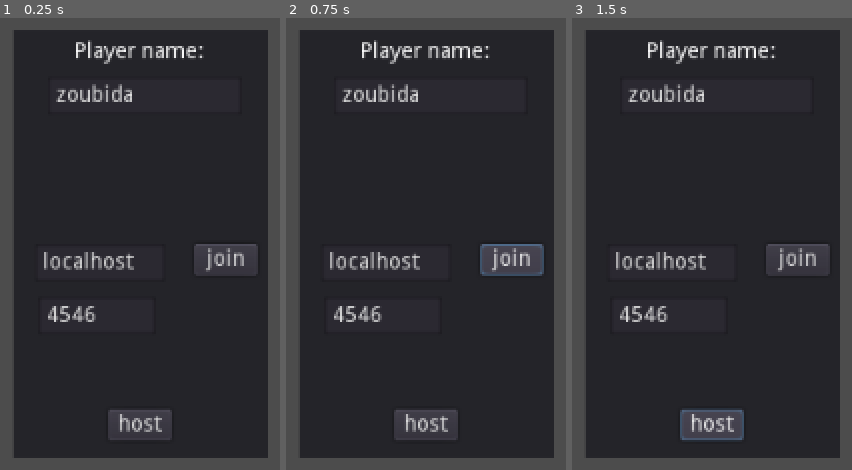
Above: before the commit, frames 1-3 (left to right).
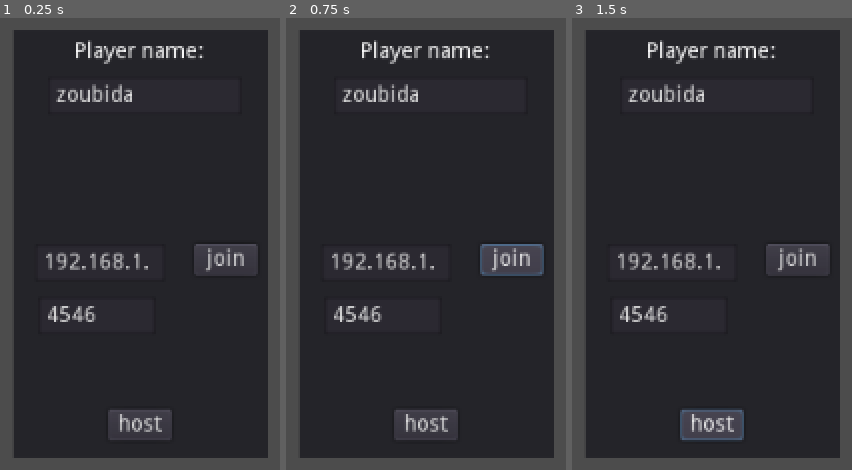
Above: after the commit, the same moments.

Repository: pierreGarciaRaf/tanks
Game: Godot game, scene res://src/UI/mainMenu.tscn
The game is run twice, just before and just after one commit, with the same random seed, the same clock (stepped at 60 frames per second) and the same inputs.
Inputs:
- Up to frame 1 (0.25 s): no input
- Up to frame 2 (0.75 s): click "join" at 0.5 s
- Up to frame 3 (1.5 s): click "host" at 1.25 s

The runs differ from the first frame. In frame 1, 0.9% of the frame differs, in the area x 15-53%, y 51-56%; in frame 2, 0.9%; in frame 3, 0.9%.

Commit message:
multiplayer respawn & ingame joining

Diff:
--- a/src/UI/levelDisplayer.gd
+++ b/src/UI/levelDisplayer.gd
@@ -3,7 +3,9 @@
 
 var availableMaps = []
 var toLoad = ""
-var levelIdx = 0
+puppet var levelIdx = 0
+
+
 func list_files_in_directory(path):
 	var files = []
 	var dir = Directory.new()
@@ -28,11 +30,11 @@
 func _ready():
 	for level in list_files_in_directory("res://src/world/levels/availableLevel/"):
 		var splitted = (level as String).split(".")
-		availableMaps.append({"path" : "res://src/world/levels/availableLevel/"+level, "name" : splitted[0], "playerNb" : splitted[1],
+		availableMaps.append({"path" : "res://src/world/levels/availableLevel/"+level, "name" : splitted[0], "playerNb" : int( splitted[1] ),
 		 "gamemode" : splitted[2], "imgRes" : get_level_image(splitted[0])})
 	update_display_level()
 
-func update_display_level():
+remote func update_display_level():
 	$levelName.text = availableMaps[levelIdx].name
 	$levelPicture.texture = availableMaps[levelIdx].imgRes
 	$gamemode.text = availableMaps[levelIdx].gamemode
@@ -43,9 +45,17 @@
 func _on_Next_pressed():
 	levelIdx = (levelIdx + 1)%len(availableMaps)
 	update_display_level()
-
+	rset("levelIdx",levelIdx)
+	rpc("update_display_level")
 
 
 func _on_Previous_pressed():
 	levelIdx = (levelIdx - 1)%len(availableMaps)
 	update_display_level()
+	rset("levelIdx",levelIdx)
+	rpc("update_display_level")
+
+
+func update_newcomer(id):
+	rset_id(id, "levelIdx", levelIdx)
+	rpc_id(id, "update_display_level")
--- a/src/UI/mainMenu.gd
+++ b/src/UI/mainMenu.gd
@@ -13,7 +13,6 @@
 	$NetworkSelectionPanel.visible = false
 
 func _on_server_joined():
-
 	$PreGameClientPanel.visible = true
 	$NetworkSelectionPanel.visible = false
 
--- a/src/UI/mainMenu.tscn
+++ b/src/UI/mainMenu.tscn
@@ -70,7 +70,7 @@
 margin_top = 137.0
 margin_right = 97.0
 margin_bottom = 161.0
-text = "localhost"
+text = "192.168.1.27"
 __meta__ = {
 "_edit_use_anchors_": false
 }
--- a/src/UI/playerLevelSelection.gd
+++ b/src/UI/playerLevelSelection.gd
@@ -2,7 +2,20 @@
 
 
 
+func _ready():
+	if Gamestate.player_info.net_id != 1:
+		disable_buttons()
+
+func disable_buttons():
+	$Panel/StartGame.disabled = true
+	$Panel/levelDisplayer/Next.disabled = true
+	$Panel/levelDisplayer/Previous.disabled = true
+
+func _on_StartGame_pressed():
+	if Gamestate.player_info.net_id == 1:
+		Network.coordinate_start_game($Panel/levelDisplayer.toLoad)
 
 
-func _on_StartGame_pressed():
-	Network.coordinate_start_game($Panel/levelDisplayer.toLoad)
+func update_newcomer(id):
+	print(self," welcoming ",id)
+	$Panel/levelDisplayer.update_newcomer(id)
--- a/src/UI/playerLevelSelection.tscn
+++ b/src/UI/playerLevelSelection.tscn
@@ -21,7 +21,9 @@
 expand_margin_bottom = 5.0
 shadow_offset = Vector2( 0.114, 0 )
 
-[node name="levelSelection" type="Control"]
+[node name="levelSelection" type="Control" groups=[
+"wellcoming",
+]]
 anchor_right = 1.0
 anchor_bottom = 1.0
 script = ExtResource( 2 )
--- a/src/networking/network.gd
+++ b/src/networking/network.gd
@@ -18,8 +18,6 @@
 var actualNet
 var players = {}
 var onAServer = false
-
-remote var current_pinfo
 
 
 
@@ -113,17 +111,23 @@
 	print("created client")
 	get_tree().set_network_peer(net)
 	Gamestate.player_info.net_id = net.get_unique_id()
-
-	print("net.get_unique_id() = ",net.get_unique_id())
 	return true
 
 
 
-
-
+remote func changeScene(toWhat):
+	if get_tree().current_scene.filename != toWhat:
+		get_tree().change_scene(toWhat)
+		rpc_id(1, "ready_to_get_welcomed", Gamestate.player_info.net_id)
+
+remote func ready_to_get_welcomed(id):
+	print(get_tree().current_scene.name)
+	if get_tree().current_scene.is_in_group("wellcoming"):
+		get_tree().current_scene.update_newcomer(id)
 
 remote func server_coordinate_register_player(pinfo):
 	if Gamestate.player_info.net_id == 1:
+		rpc_id(pinfo.net_id, "changeScene", get_tree().current_scene.filename)
 		for playerIdx in players:
 			rpc_id(pinfo.net_id, "register_player", players[playerIdx])
 		rpc("register_player",pinfo)
@@ -162,7 +166,10 @@
 
 
 remote func start_game(toLoad):
-	get_tree().change_scene(toLoad)
+	var loadedScene = load(toLoad)
+	get_tree().change_scene_to(loadedScene)
+
+
 
 remote func player_ready(net_id):
 	update_player(net_id, "ready_to_start_game", true)
@@ -178,7 +185,7 @@
 		rpc_id(1,"player_ready",Gamestate.player_info.net_id)
 
 func coordinate_camera_currents():
-#	get_node("/root").print_tree_pretty()
+	get_node("/root").print_tree_pretty()
 	get_node("/root/world/playersContainer").rpc("update_camera")
 	get_node("/root/world/playersContainer").update_camera()
 
--- a/src/world/levels/availableLevel/bigTestMap.21.FFA.tscn
+++ b/src/world/levels/availableLevel/bigTestMap.21.FFA.tscn
@@ -1,7 +1,8 @@
-[gd_scene load_steps=6 format=2]
+[gd_scene load_steps=7 format=2]
 
 [ext_resource path="res://src/world/props/playersContainer.tscn" type="PackedScene" id=1]
 [ext_resource path="res://src/world/levels/checker.shader" type="Shader" id=2]
+[ext_resource path="res://src/world/levels/ffaLevel.gd" type="Script" id=3]
 
 [sub_resource type="ShaderMaterial" id=1]
 shader = ExtResource( 2 )
@@ -28,11 +29,27 @@
 dof_blur_near_quality = 0
 glow_enabled = true
 
-[node name="world" type="Spatial"]
+[node name="world" type="Spatial" groups=[
+"wellcoming",
+]]
+script = ExtResource( 3 )
 
 [node name="Camera" type="Camera" parent="."]
 transform = Transform( 1, 0, 0, 0, 0.0332598, 0.999447, 0, -0.999447, 0.0332598, 0, 84, -1 )
 fov = 97.1
+
+[node name="SpawnButton" type="Button" parent="Camera"]
+anchor_left = 0.5
+anchor_top = 1.0
+anchor_right = 0.5
+anchor_bottom = 1.0
+margin_left = -41.0
+margin_top = -43.0
+margin_right = 41.0
+text = "Spawn"
+__meta__ = {
+"_edit_use_anchors_": false
+}
 
 [node name="CSGCombiner" type="CSGCombiner" parent="."]
 material_override = SubResource( 1 )
@@ -220,3 +237,11 @@
 transform = Transform( -0.20318, -0.61923, 0.758467, 0, 0.774625, 0.632421, -0.979141, 0.128496, -0.157389, -0.583954, 0, 0 )
 light_color = Color( 1, 0.998167, 0.89, 1 )
 shadow_enabled = true
+
+[node name="Label" type="RichTextLabel" parent="."]
+margin_right = 418.0
+margin_bottom = 388.0
+__meta__ = {
+"_edit_use_anchors_": false
+}
+[connection signal="pressed" from="Camera/SpawnButton" to="." method="_on_SpawnButton_pressed"]
--- a/src/world/levels/availableLevel/testMap.7.FFA.tscn
+++ b/src/world/levels/availableLevel/testMap.7.FFA.tscn
@@ -1,23 +1,19 @@
-[gd_scene load_steps=8 format=2]
+[gd_scene load_steps=6 format=2]
 
 [ext_resource path="res://src/world/props/playersContainer.tscn" type="PackedScene" id=1]
 [ext_resource path="res://src/world/levels/checker.shader" type="Shader" id=2]
 
-[sub_resource type="BoxShape" id=1]
-
-[sub_resource type="CubeMesh" id=2]
-
-[sub_resource type="ShaderMaterial" id=3]
+[sub_resource type="ShaderMaterial" id=1]
 shader = ExtResource( 2 )
 
-[sub_resource type="ProceduralSky" id=4]
+[sub_resource type="ProceduralSky" id=2]
 sky_energy = 0.57
 ground_bottom_color = Color( 0, 0, 0, 1 )
 ground_horizon_color = Color( 0.309804, 0.27451, 0.243137, 1 )
 
-[sub_resource type="Environment" id=5]
+[sub_resource type="Environment" id=3]
 background_mode = 2
-background_sky = SubResource( 4 )
+background_sky = SubResource( 2 )
 tonemap_mode = 2
 tonemap_white = 2.0
 ss_reflections_enabled = true
@@ -38,20 +34,8 @@
 transform = Transform( 1, 0, 0, 0, 0.0332598, 0.999447, 0, -0.999447, 0.0332598, -0.294, 40, -5.578 )
 fov = 97.1
 
-[node name="KinematicBody" type="RigidBody" parent="."]
-transform = Transform( 1, 0, 0, 0, 1, 0, 0, 0, 1, 1.53214, 3.44028, 10.7254 )
-
-[node name="CollisionShape" type="CollisionShape" parent="KinematicBody"]
-transform = Transform( 2.08887, 0, 0, 0, 2.08887, 0, 0, 0, 2.08887, 0, 0, 0 )
-shape = SubResource( 1 )
-
-[node name="MeshInstance" type="MeshInstance" parent="KinematicBody"]
-transform = Transform( 2.06162, 0, 0, 0, 2.06162, 0, 0, 0, 2.06162, 0, 0, 0 )
-mesh = SubResource( 2 )
-material/0 = null
-
 [node name="CSGCombiner" type="CSGCombiner" parent="."]
-material_override = SubResource( 3 )
+material_override = SubResource( 1 )
 use_collision = true
 
 [node name="CSGBox" type="CSGBox" parent="CSGCombiner"]
--- /dev/null
+++ b/src/world/levels/ffaLevel.gd
@@ -0,0 +1,26 @@
+extends Spatial
+
+
+func update_newcomer(net_id):
+	$playersContainer.update_newcomer(net_id)
+
+func setup_players():
+	$playersContainer._setup_players()
+
+
+
+func _on_SpawnButton_pressed():
+	$Camera/SpawnButton.visible = false
+	$Camera/SpawnButton.disabled = true
+	if Gamestate.player_info.net_id == 1:
+		_server_coordinate_player_spawn(1)
+	else:
+		rpc_id(1,"_server_coordinate_player_spawn",Gamestate.player_info.net_id)
+
+remote func _server_coordinate_player_spawn(id):
+	spawn_player(id)
+	rpc("spawn_player",id)
+
+
+remote func spawn_player(id):
+	$playersContainer.addPlayer(id)
--- /dev/null
+++ b/src/world/levels/offlineCamera.gd
@@ -0,0 +1,7 @@
+extends Camera
+
+
+
+
+func _on_Button_pressed():
+	get_parent().spawn_myself()
--- a/src/world/levels/playersContainer.gd
+++ b/src/world/levels/playersContainer.gd
@@ -4,7 +4,7 @@
 
 signal playerSpawned
 var spawnPoints = []
-
+var playerCount = 0
 
 func _ready():
 	for child in get_children():
@@ -12,26 +12,56 @@
 	while(self.get_child_count()>0):
 		self.remove_child(self.get_child(0))
 	self.connect("playerSpawned", Network, "_player_spawned")
-	print("adding players")
-	var playerCount = 0
+
+
+func _process(delta):
+	var toPrint = ""
+	for child in get_children():
+		toPrint += child.name + "\n"
+	get_node("../Label").text = toPrint
+
+func _setup_players():
 	for playerIdx in Network.players:
-		print(playerIdx)
-		var toAdd = load("res://src/world/player/tank.tscn").instance()
-		toAdd.id = Network.players[playerIdx].net_id
-		toAdd.name = "Player" + str(Network.players[playerIdx].net_id)
-		self.add_child(toAdd)
-		toAdd.master_translation = spawnPoints[playerCount]
-		toAdd.translation = spawnPoints[playerCount]
-		toAdd.connect("dead",self,"set_dead_camera")
-		print(toAdd.translation)
-		playerCount += 1
+		addPlayer(playerIdx)
+
 	emit_signal("playerSpawned")
 
+remote func addPlayer(playerIdx):
+	print("addplayer :", playerIdx," dic : ", Network.players[playerIdx])
+	var toAdd = load("res://src/world/player/tank.tscn").instance()
+	toAdd.id = Network.players[playerIdx].net_id
+	toAdd.name = "Player" + str(Network.players[playerIdx].net_id)
+	self.add_child(toAdd)
+	toAdd.master_translation = spawnPoints[playerCount]
+	toAdd.translation = spawnPoints[playerCount]
+	toAdd.connect("dead",self,"set_dead_camera")
+	print(toAdd.translation)
+	playerCount += 1
+	update_camera()
 
 remote func update_camera():
-	for player in get_children():
-		player.update_camera()
+	for child in get_children():
+		if child.is_in_group("player"):
+			child.update_camera()
 
 remote func set_dead_camera(id):
 	if id == Gamestate.player_info.net_id:
 		get_parent().get_node("Camera").current = true
+		get_parent().get_node("Camera/SpawnButton").disabled = false
+		get_parent().get_node("Camera/SpawnButton").visible = true
+
+
+func update_newcomer(net_id):
+	var toAdd = []
+	for child in get_children():
+		toAdd.append({"filename" : child.filename, "name" : child.name})
+	rpc_id(net_id, "welcome", toAdd)
+
+
+
+remote func welcome(toAddArray):
+	for toAddDict in toAddArray:
+		if not self.has_node(toAddDict.name):
+			var toAdd = load(toAddDict.filename).instance()
+			toAdd.name  = toAddDict.name
+			self.add_child(toAdd)
--- a/src/world/player/barrel.gd
+++ b/src/world/player/barrel.gd
@@ -25,12 +25,20 @@
 	if Gamestate.player_info.net_id == 1:
 		var shotInput = Gamestate.get_my_input(parent.id).mouse_click
 		if shotInput and timerFinished:
-			shoot()
-			rpc("shoot")
+			var name = shoot()
+			rpc("shoot", name)
 
+var shootCount = 0
+remote func shoot(name = null):
 
-remote func shoot():
 	var toAdd = bulletRes.instance()
+	if name != null:
+		toAdd.name = name
+	else:
+
+		toAdd.name = str(parent.id) + str(shootCount)
+		shootCount += 1
+		shootCount = shootCount%200
 	toAdd.thrower = parent
 	parent.get_parent().add_child(toAdd)
 	toAdd.global_transform = $BulletSpawner.global_transform
@@ -56,6 +64,8 @@
 	particleEmit("muzzleSmoke")
 	$Timer.start(1.0)
 
+	return toAdd.name
+
 var particleIdx = 0
 func particleEmit(emitterStr):
 	get_node(emitterStr + str(particleIdx)).emitting = true
--- a/src/world/player/tank.gd
+++ b/src/world/player/tank.gd
@@ -71,6 +71,7 @@
 
 
 func update_camera():
+	$body/textPos/Control/playerName.text += str(id) + "<- id, gmstte id -> "+ str(Gamestate.player_info.net_id)
 	if id == Gamestate.player_info.net_id:
 		$cameraTarget/Camera.current = true
 	else:
--- a/src/world/player/tank.tscn
+++ b/src/world/player/tank.tscn
@@ -56,6 +56,7 @@
 
 [node name="Player" type="KinematicBody" groups=[
 "damageable",
+"player",
 ]]
 script = ExtResource( 1 )
 
Not shown: 1 places in src/world/levels/availableLevel/testMap.7.FFA.tscn that only renumber resources
Not shown, added: project.godot~RF28e1cb2.TMP
